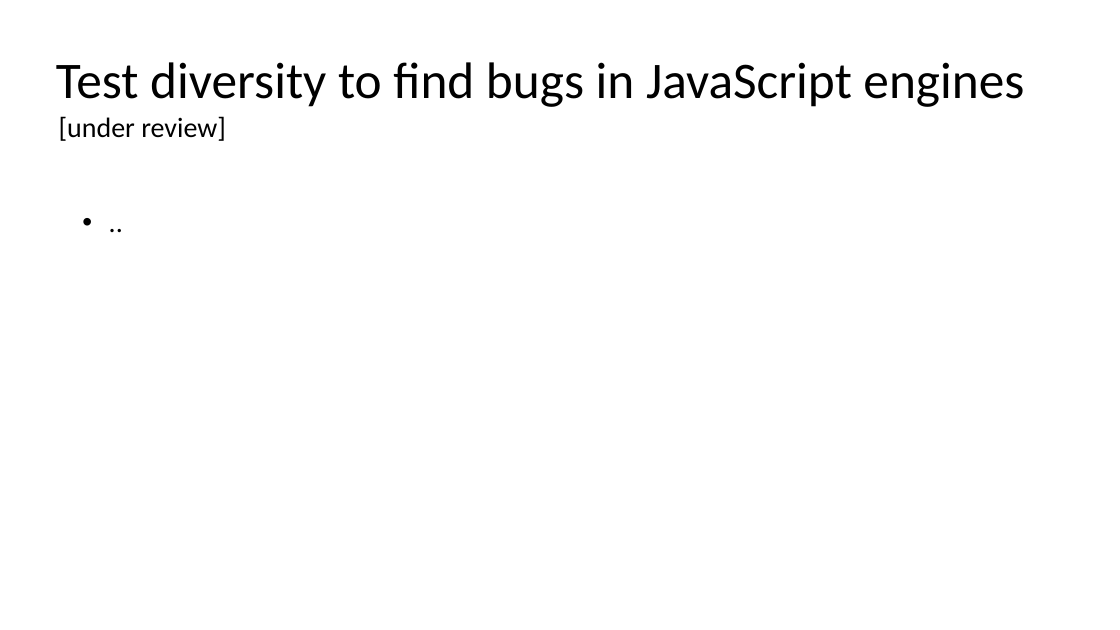
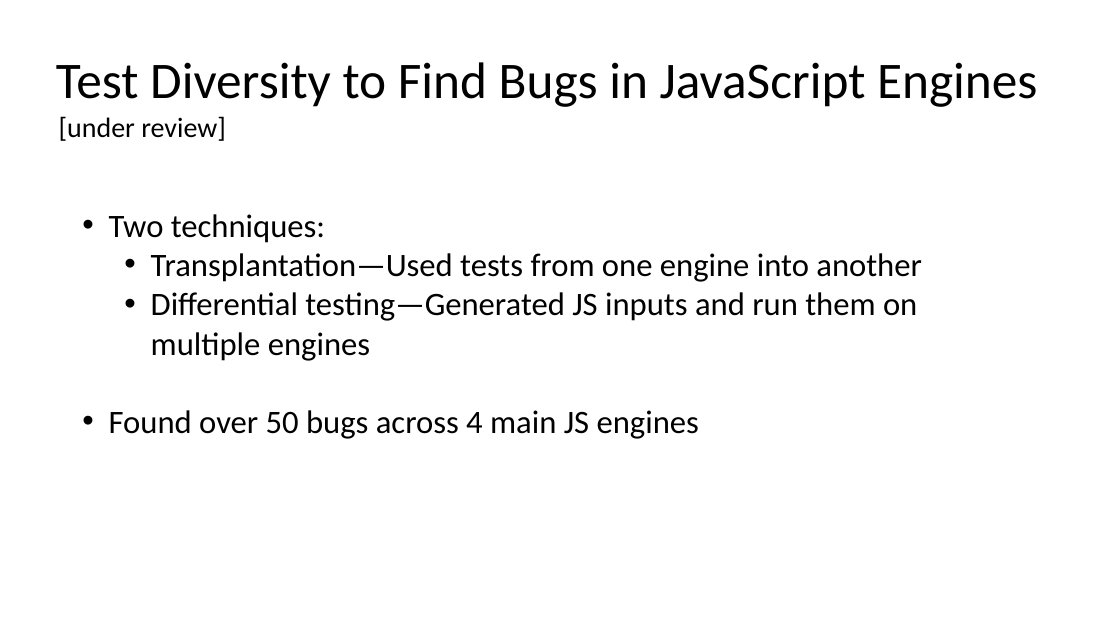
Before and after one commit to damorim/testing-cin-minicourse, a slide deck: slide 105 of testing-minicourse.pptx. Drawn at 1120x630 pixels with LibreOffice and Linux fonts; fonts in the diff are those of the drawing. Boxes give left, top, right and bottom in pixels: in the first picture for what was removed or moved away, otherwise in the second. Text is boxed around its words. In the diff, an @@ line names an element or a change of style, - is before the commit and + after.

Commit message:
Add files via upload
updating slides

```diff
--- a/testing-minicourse.pptx
+++ b/testing-minicourse.pptx
@@ title at (x1=56, y1=62, x2=1037, y2=107): text changed @@
-Test diversity to find bugs in JavaScript engines
+Test Diversity to Find Bugs in JavaScript Engines
@@ text at (x1=109, y1=214, x2=922, y2=439): text changed; size 24 to 28 pt @@
-• ..
+• Two techniques:
+  • Transplantation—Used tests from one engine into another
+  • Differential testing—Generated JS inputs and run them on multiple engines
+• Found over 50 bugs across 4 main JS engines
```
Also in this commit, not shown: 10 other slides changed, 1 slide removed, 1 other file.
